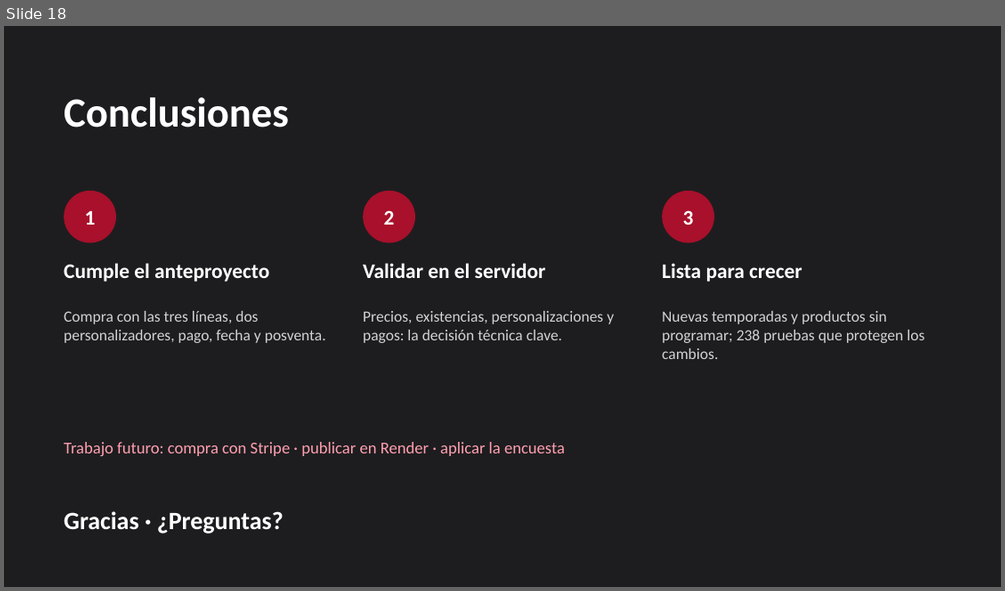
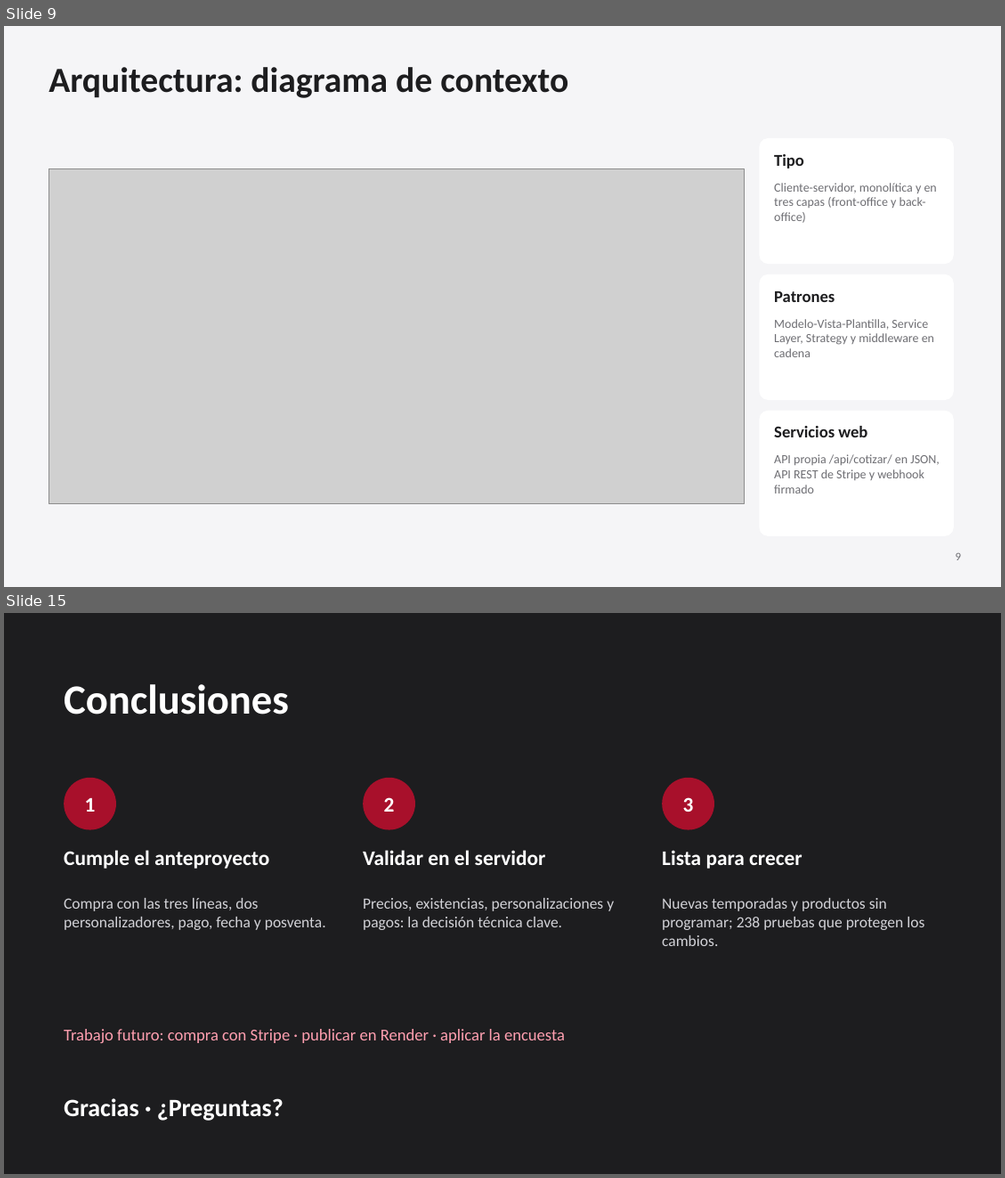
Before and after one commit to Josshuu13/TiendaWeb, a slide deck: docs/entrega/Pretexto-presentacion.pptx. Shown one above the other, each under a label of ours: slide 18 before the commit, slides 9 and 15 after it; the slides between them are not shown. The pictures are 1005x591 and 1005x1178 pixels, drawn with LibreOffice and Linux fonts; fonts in the diff are those of the drawing; grey boxes stand for pictures. Boxes give left, top, right and bottom in pixels: in the first picture for what was removed or moved away, otherwise in the second. Text is boxed around its words. In the diff, an @@ line names an element or a change of style, - is before the commit and + after.

```diff
--- a/docs/entrega/Pretexto-presentacion.pptx
+++ b/docs/entrega/Pretexto-presentacion.pptx
@@ slide 9 added at [4, 26, 1001, 587], background #F5F5F7 @@
@@ title added at [48, 67, 568, 98], 34 pt, text #1D1D1F, bold @@
+Arquitectura: diagrama de contexto
@@ rounded rectangle added at [760, 138, 954, 264], fill #FFFFFF @@
@@ text added at [774, 154, 804, 168], 16 pt, text #1D1D1F, bold @@
+Tipo
@@ picture added at [48, 168, 744, 504] @@
@@ text added at [774, 183, 937, 223], 12 pt, text #6E6E73 @@
+Cliente-servidor, monolítica y en tres capas (front-office y back-office)
@@ rounded rectangle added at [760, 274, 954, 400], fill #FFFFFF @@
@@ text added at [774, 291, 834, 302], 16 pt, text #1D1D1F, bold @@
+Patrones
@@ text added at [774, 319, 934, 357], 12 pt, text #6E6E73 @@
+Modelo-Vista-Plantilla, Service Layer, Strategy y middleware en cadena
@@ rounded rectangle added at [760, 410, 954, 536], fill #FFFFFF @@
@@ text added at [774, 426, 867, 437], 16 pt, text #1D1D1F, bold @@
+Servicios web
@@ text added at [774, 454, 939, 493], 12 pt, text #6E6E73 @@
+API propia /api/cotizar/ en JSON, API REST de Stripe y webhook firmado
@@ text added at [955, 553, 961, 560], 11 pt, text #6E6E73 @@
+9
@@ what was slide 18 is now slide 15 @@
```
Also in this commit, not shown: 6 slides changed, 4 slides removed, 1 other file.
